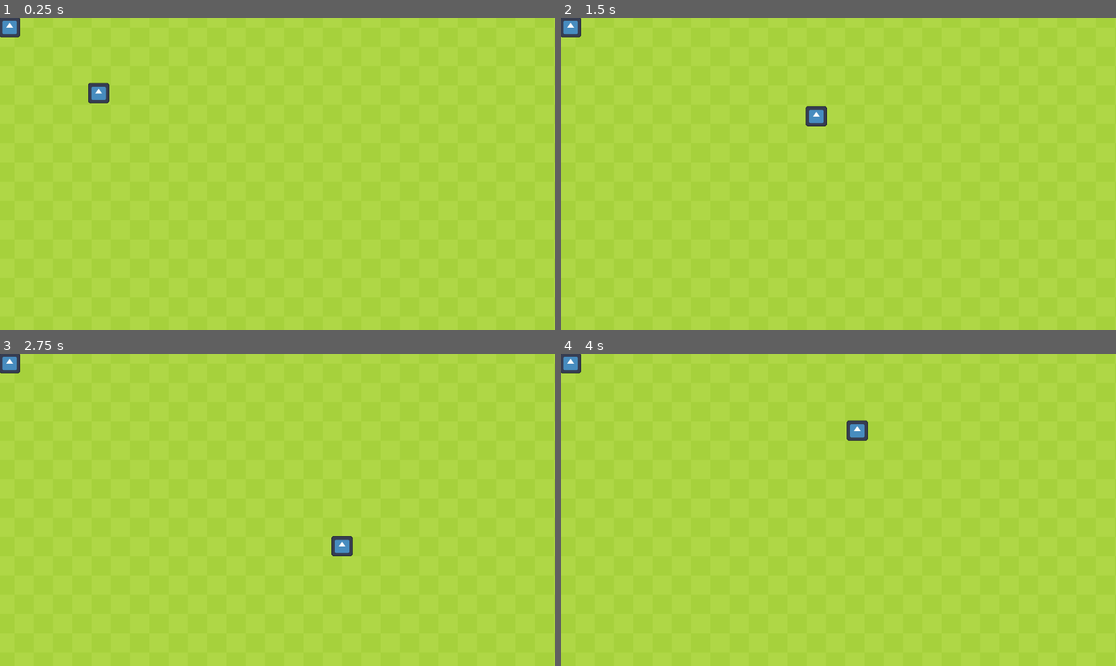
Above: before the commit, frames 1-4 (two rows, left to right).
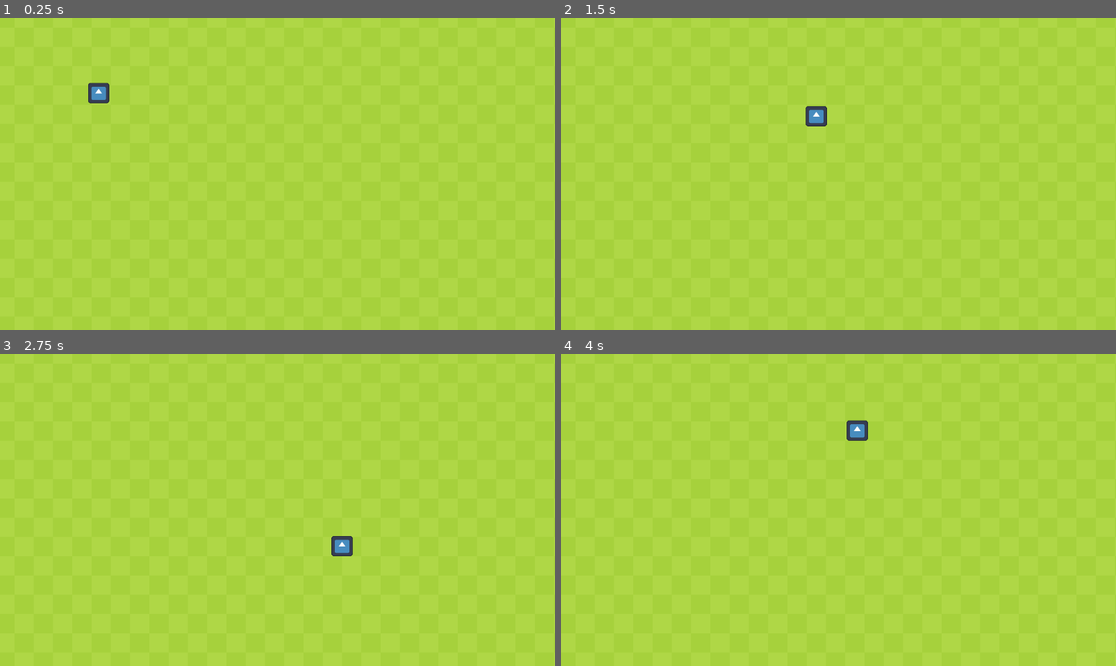
Above: after the commit, the same moments.

Repository: NoahGBaker/SnakeSser
Game: Godot game, scene res://Main.tscn
The game is run twice, just before and just after one commit, with the same random seed, the same clock (stepped at 60 frames per second) and the same inputs.
Inputs:
- Up to frame 1 (0.25 s): no input
- Up to frame 2 (1.5 s): hold Right (ui_right) 0.53-1.28 s; hold Down (ui_down) from 1.28 s (still down)
- Up to frame 3 (2.75 s): release Down (ui_down) at 2.03 s; hold Right (ui_right) from 2.03 s (still down)
- Up to frame 4 (4 s): release Right (ui_right) at 2.78 s; hold Up (ui_up) 2.78-3.53 s; hold Left (ui_left) from 3.53 s (still down)

The runs differ from the first frame. In frame 1, 0.2% of the frame differs, in the area x 0-4%, y 0-7%; in frame 2, 0.2%; in frame 3, 0.2%; in frame 4, 0.2%.

Commit message:
Fixed My Mind
This is crazy I understand everything

Diff:
--- a/Apple.gd
+++ /dev/null
@@ -1,5 +0,0 @@
-extends Node
-
-
-func _ready():
-	pass
--- a/Main.tscn
+++ b/Main.tscn
@@ -1,9 +1,6 @@
-[gd_scene load_steps=8 format=3 uid="uid://dm88rgdsynscu"]
+[gd_scene load_steps=5 format=3 uid="uid://dm88rgdsynscu"]
 
-[ext_resource type="Script" path="res://MainGame.gd" id="1_rw8e8"]
 [ext_resource type="PackedScene" uid="uid://dx4m8k2eetvl4" path="res://player.tscn" id="2_pltb8"]
-[ext_resource type="PackedScene" uid="uid://ccmu71e6vyuad" path="res://snake_segment.tscn" id="3_3xo0g"]
-[ext_resource type="Script" path="res://snake_segment.gd" id="4_vqq8f"]
 [ext_resource type="Texture2D" uid="uid://uxbmq3aigrs2" path="res://grass.png" id="5_15pvd"]
 
 [sub_resource type="TileSetAtlasSource" id="TileSetAtlasSource_4qup3"]
@@ -40,7 +37,6 @@
 sources/0 = SubResource("TileSetAtlasSource_4qup3")
 
 [node name="Snake" type="Node2D"]
-script = ExtResource("1_rw8e8")
 
 [node name="TileMap" type="TileMap" parent="."]
 position = Vector2(30, 20)
@@ -50,7 +46,3 @@
 
 [node name="Player" parent="." instance=ExtResource("2_pltb8")]
 position = Vector2(130, 109)
-
-[node name="Snake Segment" parent="." instance=ExtResource("3_3xo0g")]
-position = Vector2(10, 10)
-script = ExtResource("4_vqq8f")
--- a/MainGame.gd
+++ /dev/null
@@ -1,5 +0,0 @@
-extends Node
-
-const APPLE = 1
-
-var apple_pos
--- /dev/null
+++ b/Main_Menu.tscn
@@ -0,0 +1,22 @@
+[gd_scene load_steps=2 format=3 uid="uid://dqmspsmjjtdnp"]
+
+[ext_resource type="Script" path="res://Play!.gd" id="1_2cq3k"]
+
+[node name="Node2D" type="Node2D"]
+
+[node name="Panel" type="Panel" parent="."]
+offset_left = -471.0
+offset_top = -349.0
+offset_right = 1546.0
+offset_bottom = 1000.0
+size_flags_horizontal = 4
+
+[node name="Button" type="Button" parent="."]
+offset_left = 472.0
+offset_top = 192.0
+offset_right = 667.0
+offset_bottom = 291.0
+text = "Play!"
+script = ExtResource("1_2cq3k")
+
+[connection signal="pressed" from="Button" to="Button" method="_on_pressed"]
--- /dev/null
+++ b/Play!.gd
@@ -0,0 +1,4 @@
+extends Button
+
+func _on_pressed():
+	get_tree().change_scene_to_file("res://Main.tscn")
--- a/Player.gd
+++ b/Player.gd
@@ -1,35 +1,29 @@
 extends Area2D
 class_name snake_head
 
+
+#Snake Head:
+#Movement
+#Collision (Walls/Self/Apple)
+#Adding Segments: How? Adding the segment as a child of the Tail
+#First Snake Segment: Why?
+#                     In order to give it the first Direction Position
+#Last Snake Segment (Tail): Why?
+#                     To add segments after that segment
+#Score
+
+signal MoveSegment
+
 const SPEED = 300.0
 
-var direction_pos
+var direction_pos = Vector2(190, 150)
 var direction = Vector2.RIGHT
 var next_direction = Vector2.RIGHT
-var curr_pos
-var target_pos
+var curr_pos = Vector2(150, 150)
+var target_pos = Vector2(200, 150)
 var next_pos
-var move_time = .5
+var move_time = .05
 
-const Row = 50
-const Collumn = 50
-
-var GRID :Array
-
-@onready var snake_segment_resource = preload("res://snake_segment.tscn")
-
-func _ready():
-
-	var new_segment = snake_segment_resource.instantiate()
-	add_child(new_segment)
-
-	for i in range(Collumn):
-		GRID.append([])
-		for j in range(Row):
-			GRID[i].append(Vector2(i * 10 + 100, j * 10 + 100))
-	curr_pos = GRID[5][5]
-	target_pos = GRID[10][5]
-	#print(GRID)
 
 
 func _unhandled_input(event):
@@ -48,11 +42,13 @@
 			direction = Vector2.DOWN
 		#If a directional input happens set the position to nearest grid spot
 		if Input.is_action_just_pressed("ui_left") or Input.is_action_just_pressed("ui_right") or Input.is_action_just_pressed("ui_down") or Input.is_action_just_pressed("ui_up"):
+			#No clue why this needs to be here but just dont delete this.
 			if $move_timer.is_stopped():
 				position = curr_pos
 			else:
 				next_direction = direction
 		direction_pos = curr_pos
+		emit_signal("MoveSegment")
 #Use direction_pos to get the position of where we turn and get the turn direction.
 #Then use that to have a snake segment turn there
 
@@ -61,13 +57,12 @@
 func _physics_process(delta):
 	# move towards target position
 	move_time -= delta
-	print(move_time)
 	position = position.move_toward(target_pos, SPEED * delta)
 	if position == target_pos:
 		if next_direction != direction:
 			direction = next_direction
 		# if we have reached the target
-		$move_timer.start(2)
+		#Set next position to target position and the direction by the grid square size
 		next_pos = target_pos + direction * 40
 		target_pos = next_pos
 		curr_pos = _get_position_from_grid(target_pos.x/10, target_pos.y/10) - direction * 10
@@ -75,7 +70,3 @@
 
 func _get_position_from_grid(col : int, row : int) -> Vector2:
 	return Vector2(col * 10, row * 10)
-
-func move_segment(segment : Area2D):
-
-	pass
--- a/player.tscn
+++ b/player.tscn
@@ -1,12 +1,14 @@
-[gd_scene load_steps=3 format=3 uid="uid://dx4m8k2eetvl4"]
+[gd_scene load_steps=4 format=3 uid="uid://dx4m8k2eetvl4"]
 
 [ext_resource type="Script" path="res://Player.gd" id="1_ug2c0"]
 [ext_resource type="PackedScene" uid="uid://ccmu71e6vyuad" path="res://snake_segment.tscn" id="2_12yiw"]
+[ext_resource type="Script" path="res://snake_segment.gd" id="3_qm0fk"]
 
 [node name="Player" type="Area2D"]
 script = ExtResource("1_ug2c0")
 
-[node name="CharacterBody2D" parent="." instance=ExtResource("2_12yiw")]
+[node name="Snake Segment" parent="." instance=ExtResource("2_12yiw")]
+script = ExtResource("3_qm0fk")
 
 [node name="move_timer" type="Timer" parent="."]
 wait_time = 0.5
--- a/snake_segment.gd
+++ b/snake_segment.gd
@@ -1 +1,13 @@
 extends Area2D
+
+#Snake Segment:
+#Segments Movement aka follow head
+#Previous Segment
+#Direction Position (Target Position)
+#!!! Use Signals !!!
+
+func _ready():
+	connect("MoveSegment", OogaBoogaFunction)
+
+func OogaBoogaFunction():
+	print("Hello")
